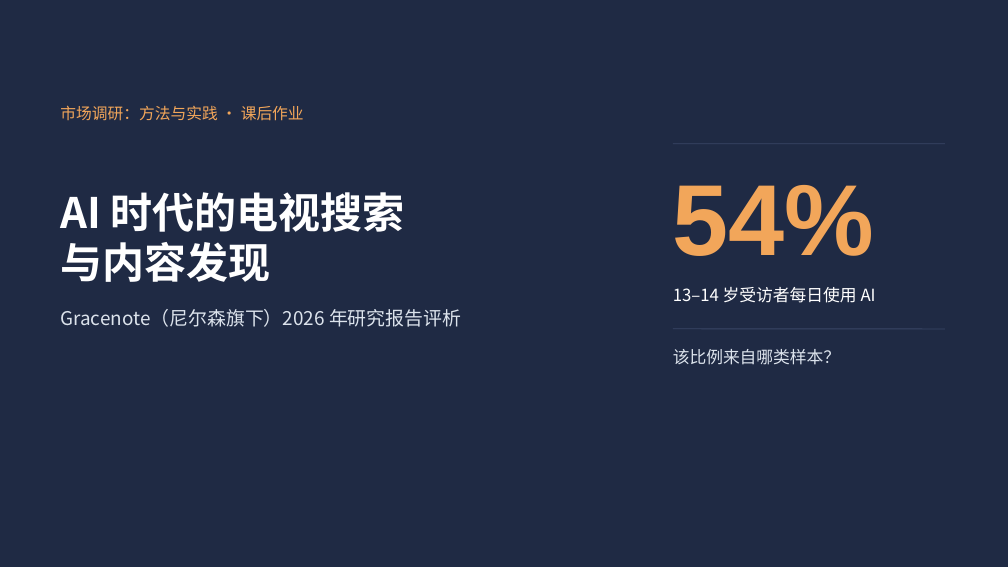
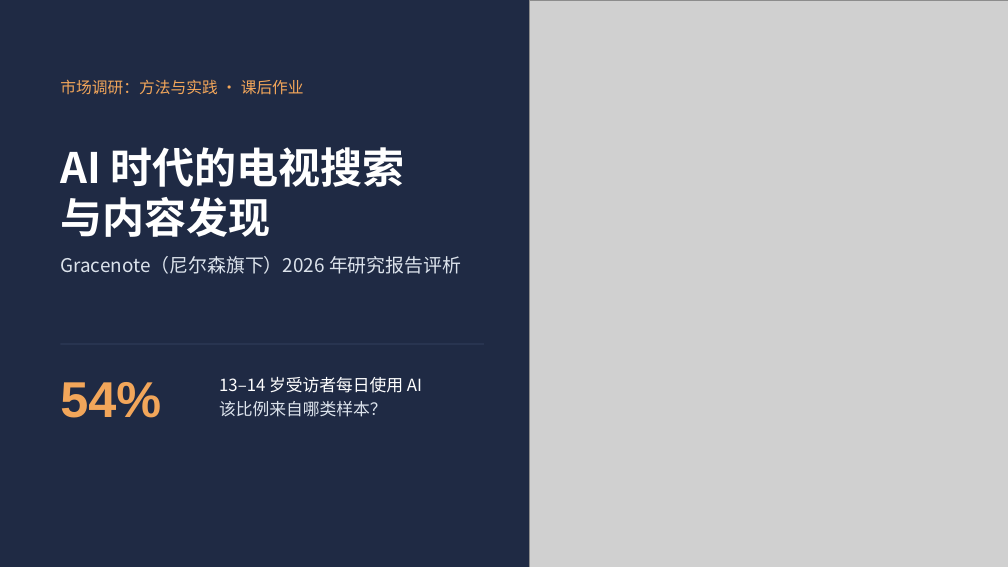
Before and after one commit to jayleo113/ppt, a slide deck: slide 1 of Gracenote报告解读_课堂汇报.pptx. Drawn at 1008x567 pixels with LibreOffice and Linux fonts; fonts in the diff are those of the drawing; grey boxes stand for pictures. Boxes give left, top, right and bottom in pixels: in the first picture for what was removed or moved away, otherwise in the second. Text is boxed around its words. In the diff, an @@ line names an element or a change of style, - is before the commit and + after.

```diff
--- a/Gracenote报告解读_课堂汇报.pptx
+++ b/Gracenote报告解读_课堂汇报.pptx
@@ picture added at [529, 0, 1008, 567] @@
@@ text "市场调研：方法与实践 · 课后作业": place and size @@
-text "市场调研：方法与实践 · 课后作业" at [60, 105, 304, 121]
+text "市场调研：方法与实践 · 课后作业" at [60, 79, 304, 95]
@@ title "AI 时代的电视搜索": place and size @@
-title "AI 时代的电视搜索" at [60, 192, 405, 282]
+title "AI 时代的电视搜索" at [60, 147, 405, 237]
@@ line removed from (673, 144) to (945, 144) @@
@@ text "Gracenote（尼尔森旗下）2026 年研究报告评析": place and size @@
-text "Gracenote（尼尔森旗下）2026 年研究报告评析" at [60, 309, 461, 327]
+text "Gracenote（尼尔森旗下）2026 年研究报告评析" at [60, 256, 461, 274]
@@ line removed from (673, 329) to (945, 329) @@
@@ text "54%": place and size @@
-text "54%" at [673, 185, 875, 256]
+text "54%" at [60, 382, 161, 418]
@@ text "54%" at [60, 382, 161, 418]: size 96 to 48 pt @@
@@ text "13–14 岁受访者每日使用 AI": place and size @@
-text "13–14 岁受访者每日使用 AI" at [673, 287, 876, 303]
+text "13–14 岁受访者每日使用 AI" at [219, 377, 422, 417]
@@ text removed at [673, 349, 840, 365] @@
-该比例来自哪类样本？
@@ text at [219, 377, 422, 393]: more space between paragraphs @@
@@ text at [219, 401, 386, 417]: paragraph added @@
+该比例来自哪类样本？
```
Also in this commit, not shown: 2 other slides changed, 6 other files.
